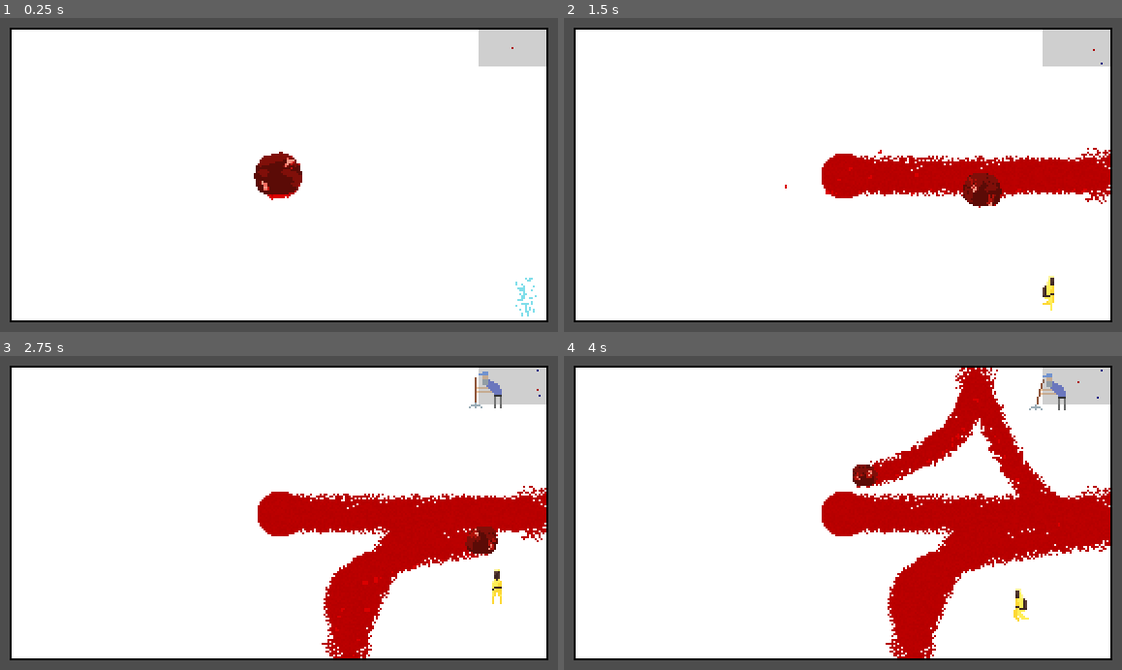
Above: before the commit, frames 1-4 (two rows, left to right).
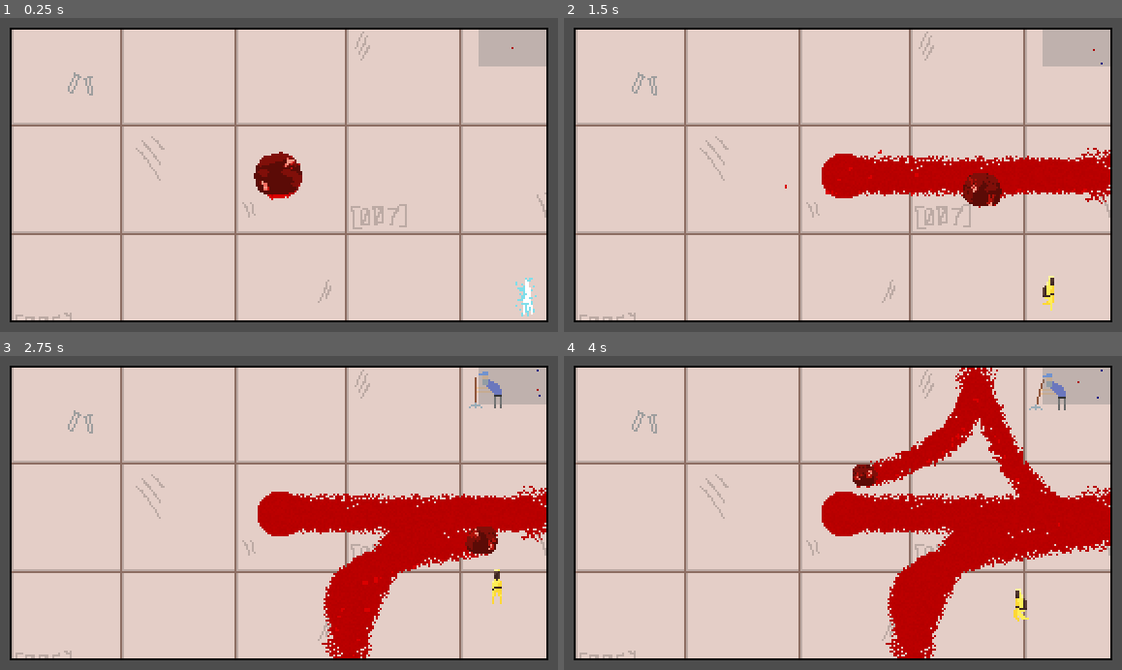
Above: after the commit, the same moments.

Repository: fawfle/blood-jam-cu
Game: Godot game, scene res://scenes/main.tscn
Two runs of this game, one before a commit and one after it. Both use one fixed random seed, a clock stepped at 60 frames per second and the inputs below.
Inputs:
- Up to frame 1 (0.25 s): no input
- Up to frame 2 (1.5 s): tap Enter at 0.5, 1.35 s; hold D (right) 0.53-1.28 s; tap Shift (dash) at 0.6 s; hold S (backward) from 1.28 s (still down)
- Up to frame 3 (2.75 s): release S (backward) at 2.03 s; hold D (right) from 2.03 s (still down); tap Backspace at 2.1 s
- Up to frame 4 (4 s): release D (right) at 2.78 s; hold W (forward) 2.78-3.53 s; tap 0 at 2.85 s; hold A (left) from 3.53 s (still down); tap 9 at 3.6 s

The runs differ from the first frame. In frame 1, 88% of the frame differs, in the area x 2-98%, y 3-97%; in frame 2, 82%; in frame 3, 78%; in frame 4, 73%.

Commit message:
ground sprite and scaling

Diff:
--- a/scenes/ground/ground.gd
+++ b/scenes/ground/ground.gd
@@ -49,8 +49,11 @@
 	blood_texture.set_image(new_image)
 	blood_image = new_image
 
-	texture.width = new_size.x
-	texture.height = new_size.y
+	region_rect.size.x = new_size.x
+	region_rect.size.y = new_size.y
+
+
+	region_rect.position = -(new_size - Global.start_room_size) / 2.0
 
 	# blood_texture.draw_rect(blood_texture, Rect2(1, 1, 1, 1), false)
 
--- a/scenes/ground/ground.tscn
+++ b/scenes/ground/ground.tscn
@@ -1,18 +1,14 @@
-[gd_scene load_steps=5 format=3 uid="uid://dbxpkx7jsbcf2"]
+[gd_scene load_steps=4 format=3 uid="uid://dbxpkx7jsbcf2"]
 
+[ext_resource type="Texture2D" uid="uid://dr8wmjp0eqxo1" path="res://sprites/screens/floor-texture.png" id="1_xmv3o"]
 [ext_resource type="Texture2D" uid="uid://3qrpovhyppo5" path="res://scenes/ground/blood_map.tres" id="2_1w6he"]
 [ext_resource type="Script" uid="uid://l21rcv4eunto" path="res://scenes/ground/ground.gd" id="2_n0mj7"]
 
-[sub_resource type="Gradient" id="Gradient_t8de3"]
-colors = PackedColorArray(1, 1, 1, 1, 1, 1, 1, 1)
-
-[sub_resource type="GradientTexture2D" id="GradientTexture2D_mmnfs"]
-gradient = SubResource("Gradient_t8de3")
-width = 288
-height = 162
-
 [node name="Ground" type="Sprite2D"]
-texture = SubResource("GradientTexture2D_mmnfs")
+texture_repeat = 2
+texture = ExtResource("1_xmv3o")
+region_enabled = true
+region_rect = Rect2(0, 0, 180, 162)
 script = ExtResource("2_n0mj7")
 blood_texture = ExtResource("2_1w6he")
 blood_color = Color(0.74509805, 0, 0, 1)
